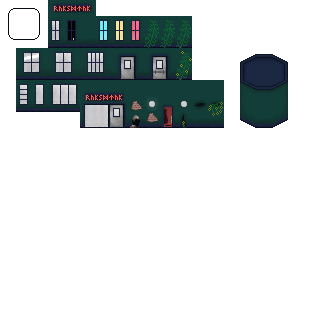
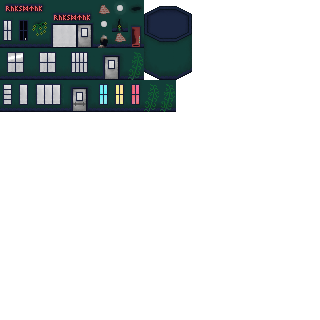
The second w=320, h=320 image is a revision of the first. Changes to its layers:
painted on "Pasted Layer" over [0, 0, 288, 128]
